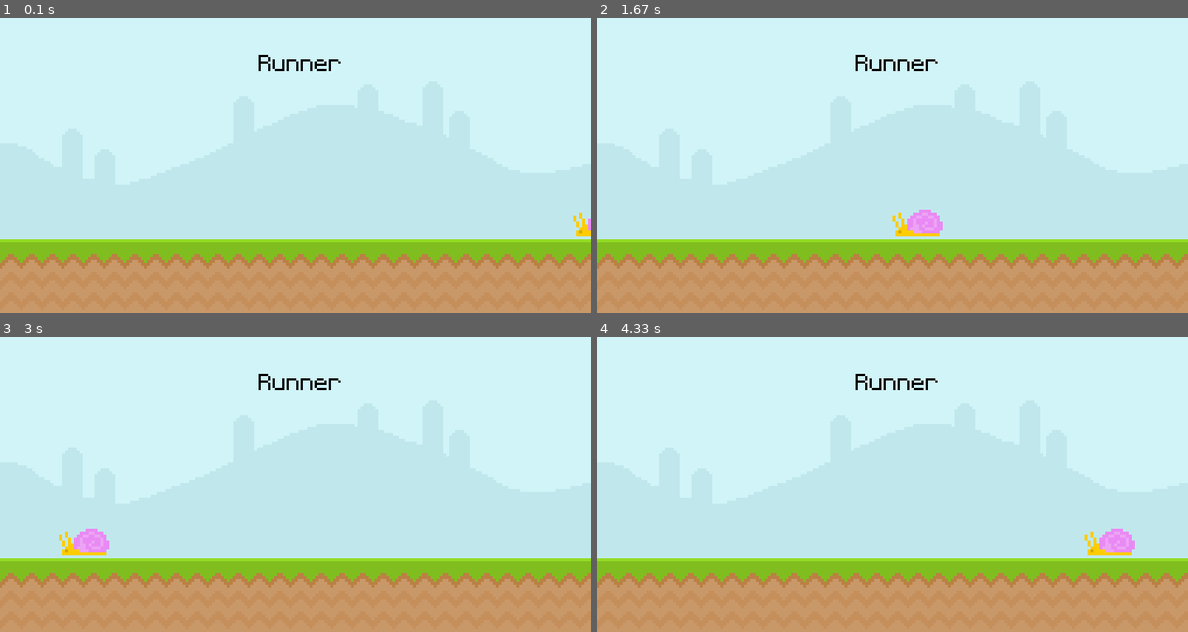
Above: before the commit, frames 1-4 (two rows, left to right).
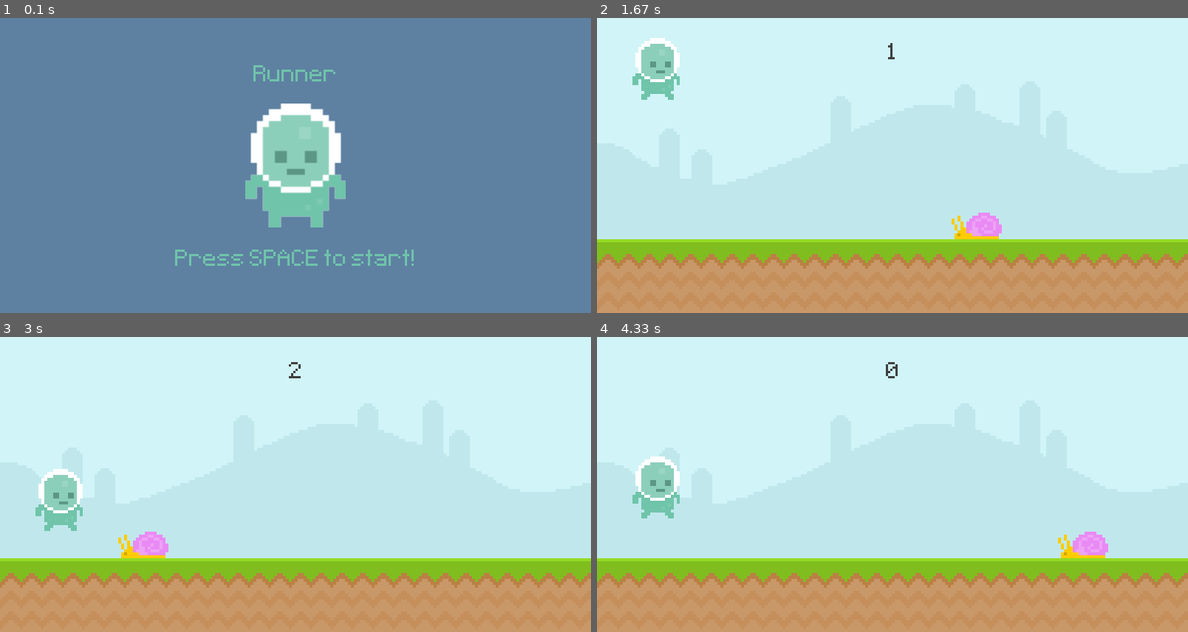
Above: after the commit, the same moments.

Repository: damjanh/Runner-PyGame
Game: pygame game, started from main.py
Two runs of this game, one before a commit and one after it. Both use one fixed random seed, a clock stepped at 60 frames per second and the inputs below.
Inputs:
- Up to frame 1 (0.1 s): no input
- Up to frame 2 (1.67 s): tap Space at 0.33, 0.67, 1.07, 1.37 s
- Up to frame 3 (3 s): tap Space at 1.9, 2.2, 2.4, 2.7, 2.97 s
- Up to frame 4 (4.33 s): tap Space at 3.3, 3.6, 3.73, 4.13 s

The runs differ from the first frame. In frame 1, 100% of the frame differs, in the area x 0-100%, y 0-100%; in frame 2, 2.6%; in frame 3, 2.7%; in frame 4, 2.5%.

Commit message:
Add game inactive state and player jump ability.

Diff:
--- a/main.py
+++ b/main.py
@@ -1,32 +1,91 @@
 import pygame
 from sys import exit
+
+
+def display_score():
+    current_time = pygame.time.get_ticks() - start_time
+    score_surface = font.render(f'{int(current_time / 1000)}', False, (64, 64, 64))
+    score_rectangle = score_surface.get_rect(center=(400, 50))
+    screen.blit(score_surface, score_rectangle)
+    return int(current_time / 1000)
+
 
 pygame.init()
 screen = pygame.display.set_mode((800, 400))
 pygame.display.set_caption('Runner')
 clock = pygame.time.Clock()
 font = pygame.font.Font('font/Pixeltype.ttf', 50)
+game_active = False
+start_time = 0
+score = 0
 
 sky_surface = pygame.image.load('graphics/sky.png').convert()
 ground_surface = pygame.image.load('graphics/ground.png').convert()
-text_surface = font.render('Runner', False, 'Black')
 
+snail_start_pos_x = 800
 snail_surface = pygame.image.load('graphics/enemy/snail1.png').convert_alpha()
-snail_x_pos = 800
+snail_rectangle = snail_surface.get_rect(midbottom=(snail_start_pos_x, 300))
+
+player_surface = pygame.image.load('graphics/player/player_walk_1.png').convert_alpha()
+player_rectangle = player_surface.get_rect(midbottom=(80, 300))
+player_gravity = 0
+
+player_stand_surface = pygame.image.load('graphics/player/player_stand.png').convert_alpha()
+player_stand_surface = pygame.transform.rotozoom(player_stand_surface, 0, 2)
+player_stand_rectangle = player_stand_surface.get_rect(center=(400, 200))
+
+game_name_surface = font.render('Runner', False, (111, 196, 169))
+game_name_rectangle = game_name_surface.get_rect(center=(400, 80))
+
+game_message_surface = font.render("Press SPACE to start!", False, (111, 196, 169))
+game_message_rectangle = game_message_surface.get_rect(center=(400, 330))
 
 while True:
     for event in pygame.event.get():
         if event.type == pygame.QUIT:
             pygame.quit()
             exit()
+        if game_active:
+            if event.type == pygame.KEYDOWN and event.key == pygame.K_SPACE:
+                if player_rectangle.bottom == 300:
+                    player_gravity = -20
+        else:
+            if event.type == pygame.KEYDOWN and event.key == pygame.K_SPACE:
+                game_active = True
+                snail_rectangle.left = 800
+                start_time = pygame.time.get_ticks()
 
-    screen.blit(sky_surface, (0, 0))
-    screen.blit(ground_surface, (0, 300))
-    screen.blit(text_surface, (350, 50))
-    snail_x_pos -= 4
-    if snail_x_pos <= -100:
-        snail_x_pos = 800
-    screen.blit(snail_surface, (snail_x_pos, 260))
+    if game_active:
+        screen.blit(sky_surface, (0, 0))
+        screen.blit(ground_surface, (0, 300))
+        score = display_score()
+
+        snail_rectangle.left -= 4
+        if snail_rectangle.right <= 0:
+            snail_rectangle.left = snail_start_pos_x
+        screen.blit(snail_surface, snail_rectangle)
+
+        # Player
+        player_gravity += 1
+        player_rectangle.y += player_gravity
+        if player_rectangle.bottom >= 300:
+            player_rectangle.bottom = 300
+        screen.blit(player_surface, player_rectangle)
+
+        # Collision
+        if snail_rectangle.colliderect(player_rectangle):
+            game_active = False
+    else:
+        screen.fill((94, 129, 162))
+        screen.blit(player_stand_surface, player_stand_rectangle)
+        screen.blit(game_name_surface, game_name_rectangle)
+
+        if score == 0:
+            screen.blit(game_message_surface, game_message_rectangle)
+        else:
+            score_message_surface = font.render(f'Your score: {score}', False, (111, 196, 169))
+            score_message_rectangle = score_message_surface.get_rect(center=(400, 330))
+            screen.blit(score_message_surface, score_message_rectangle)
 
     pygame.display.update()
     clock.tick(60)
